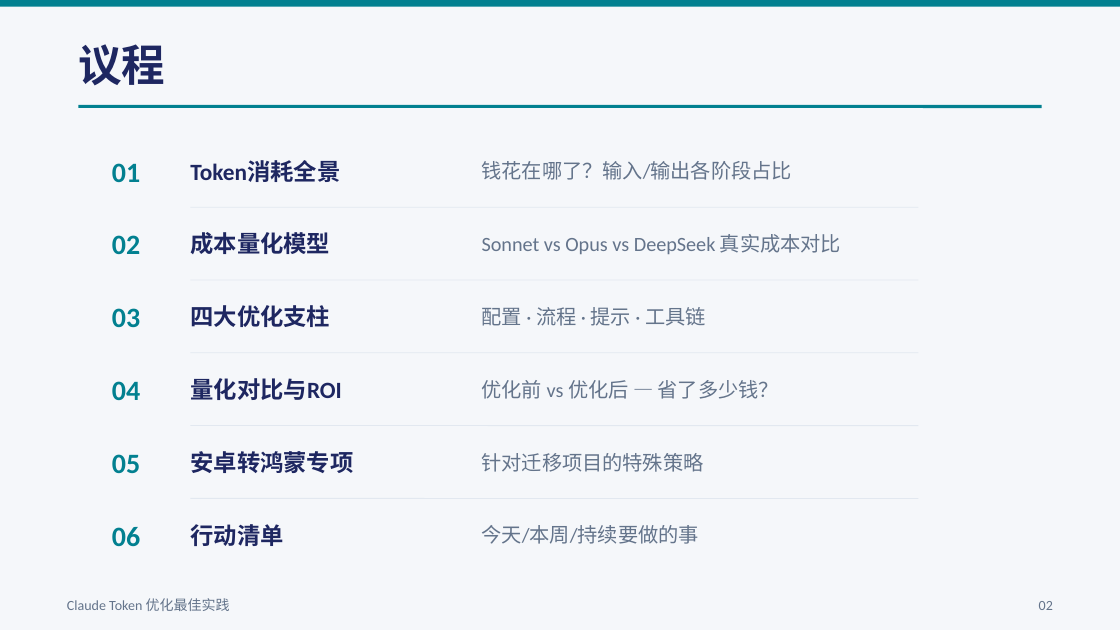
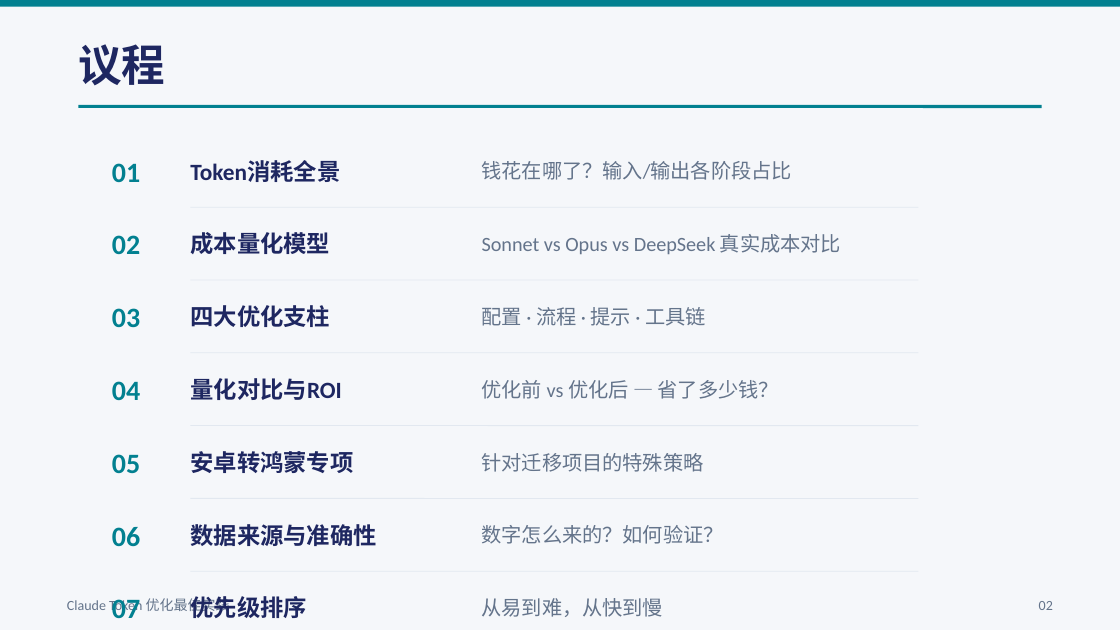
Before and after one commit to JungleTestLabs/claude-token-optimization, a slide deck: slide 2 of Claude-Token优化最佳实践.pptx. Drawn at 1120x630 pixels with LibreOffice and Linux fonts; fonts in the diff are those of the drawing. Boxes give left, top, right and bottom in pixels: in the first picture for what was removed or moved away, otherwise in the second. Text is boxed around its words. In the diff, an @@ line names an element or a change of style, - is before the commit and + after.

```diff
--- a/Claude-Token优化最佳实践.pptx
+++ b/Claude-Token优化最佳实践.pptx
@@ text at (190, 524, 377, 546): text changed @@
-行动清单
+数据来源与准确性
@@ text at (482, 525, 724, 544): text changed @@
-今天/本周/持续要做的事
+数字怎么来的？如何验证？
@@ text added at (112, 599, 140, 618), 18 pt, text #028090, bold @@
+07
@@ text added at (190, 596, 307, 618), 15 pt, text #1E2761, bold @@
+优先级排序
@@ text added at (482, 598, 664, 617), 13 pt, text #64748B @@
+从易到难，从快到慢
```
Also in this commit, not shown: 1 other slide changed, 3 slides added, 3 other files.
